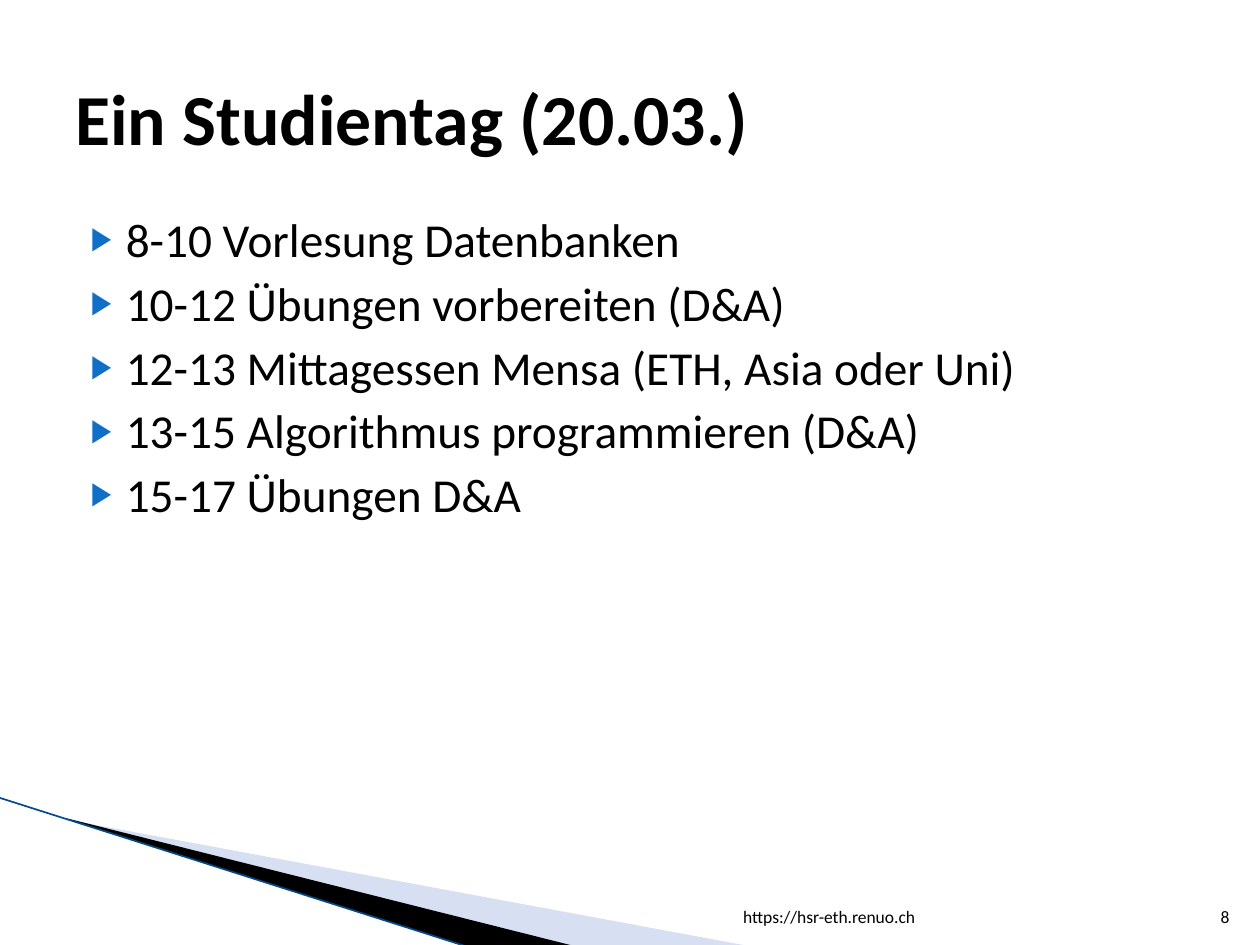
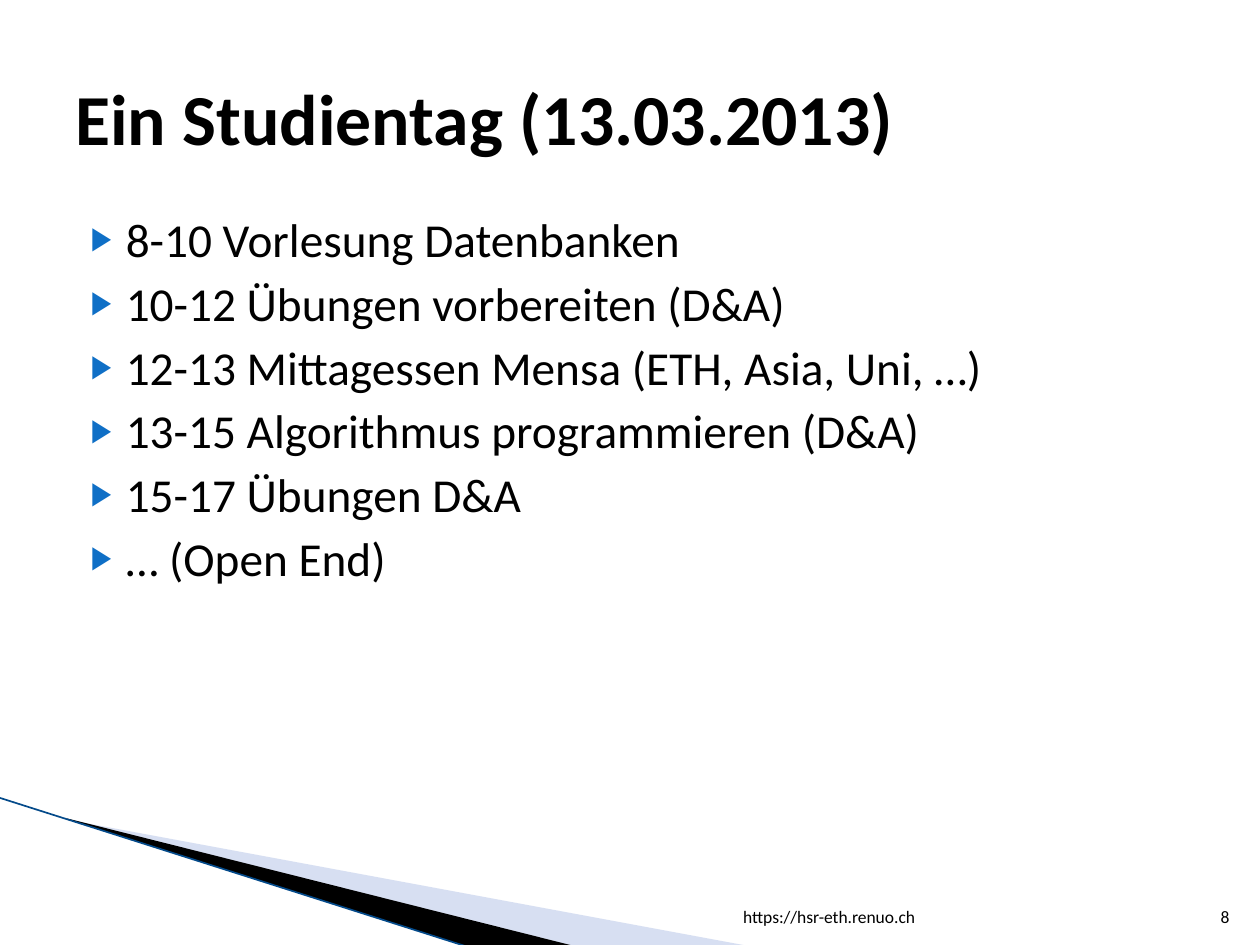
Before and after one commit to lukaselmer/hsr-eth.renuo.ch, a slide deck: slide 8 of vortrag.pptx. Drawn at 1260x945 pixels with LibreOffice and Linux fonts; fonts in the diff are those of the drawing; background and template pictures are left out. Boxes give left, top, right and bottom in pixels: in the first picture for what was removed or moved away, otherwise in the second. Text is boxed around its words. In the diff, an @@ line names an element or a change of style, - is before the commit and + after.

```diff
--- a/vortrag.pptx
+++ b/vortrag.pptx
@@ title at bbox=[75, 92, 892, 157]: text changed @@
-Ein Studientag (20.03.)
+Ein Studientag (13.03.2013)
@@ text at bbox=[126, 350, 924, 393]: text changed @@
-▶ 12-13 Mittagessen Mensa (ETH, Asia oder Uni)
+▶ 12-13 Mittagessen Mensa (ETH, Asia, Uni, …)
@@ text at bbox=[169, 541, 386, 584]: paragraph added @@
+▶ … (Open End)
```
Also in this commit, not shown: 7 other slides changed, 1 other file.
